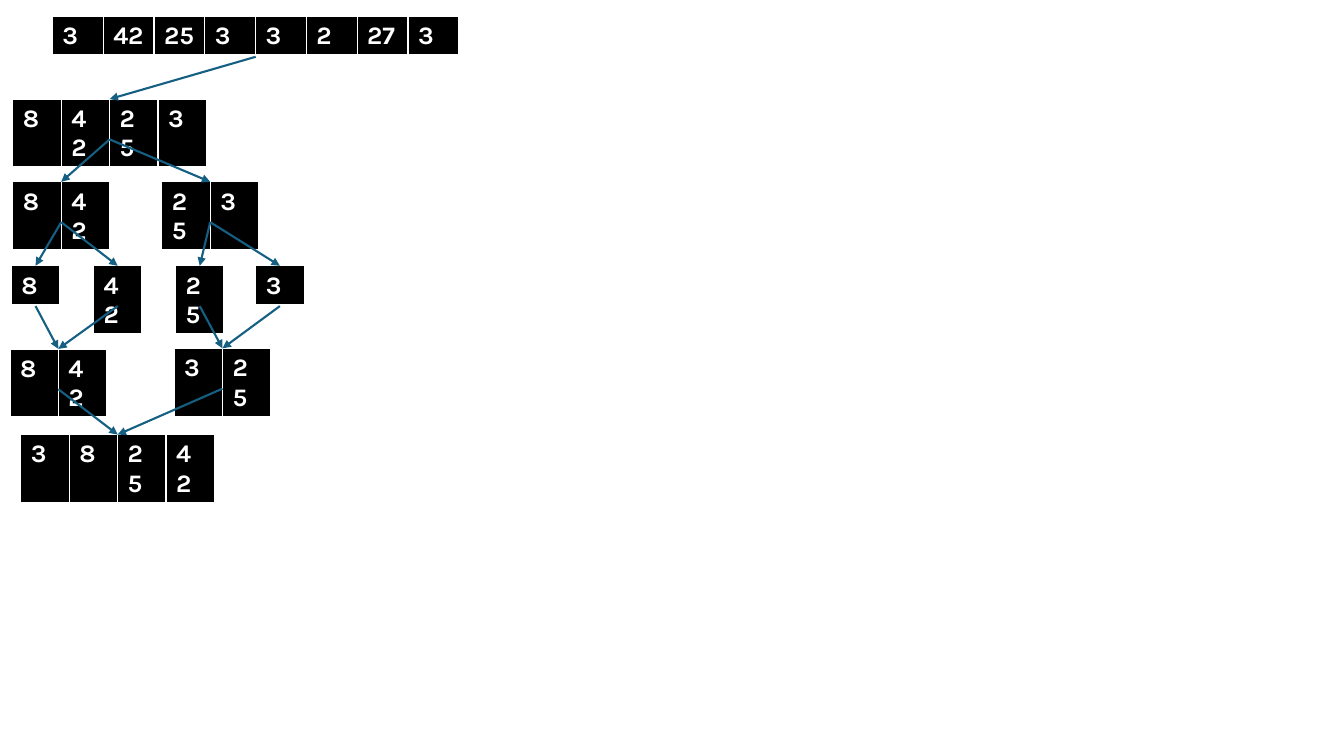
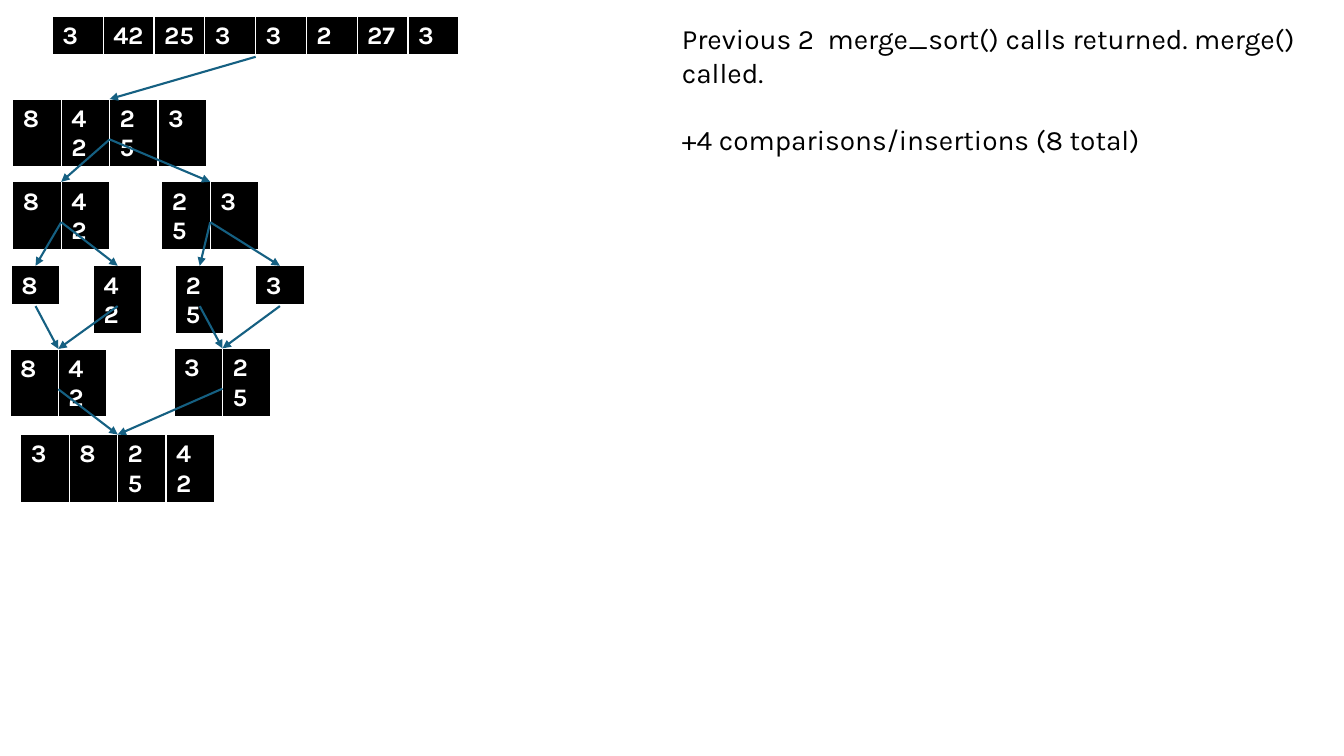
Before and after one commit to stephen-ravelo-ucalgary/ensf338_lab03, a slide deck: slide 15 of ex1.pptx (slide 12 before the commit). Drawn at 1344x756 pixels with LibreOffice and Linux fonts; fonts in the diff are those of the drawing. Boxes give left, top, right and bottom in pixels: in the first picture for what was removed or moved away, otherwise in the second. Text is boxed around its words. In the diff, an @@ line names an element or a change of style, - is before the commit and + after.

```diff
--- a/ex1.pptx
+++ b/ex1.pptx
@@ text added at <box>682,29,1294,157</box>, 20 pt, text #000000 @@
+Previous 2 merge_sort() calls returned. merge() called.
++4 comparisons/insertions (8 total)
```
Also in this commit, not shown: 22 other slides changed, 4 slides added, 2 other files.
